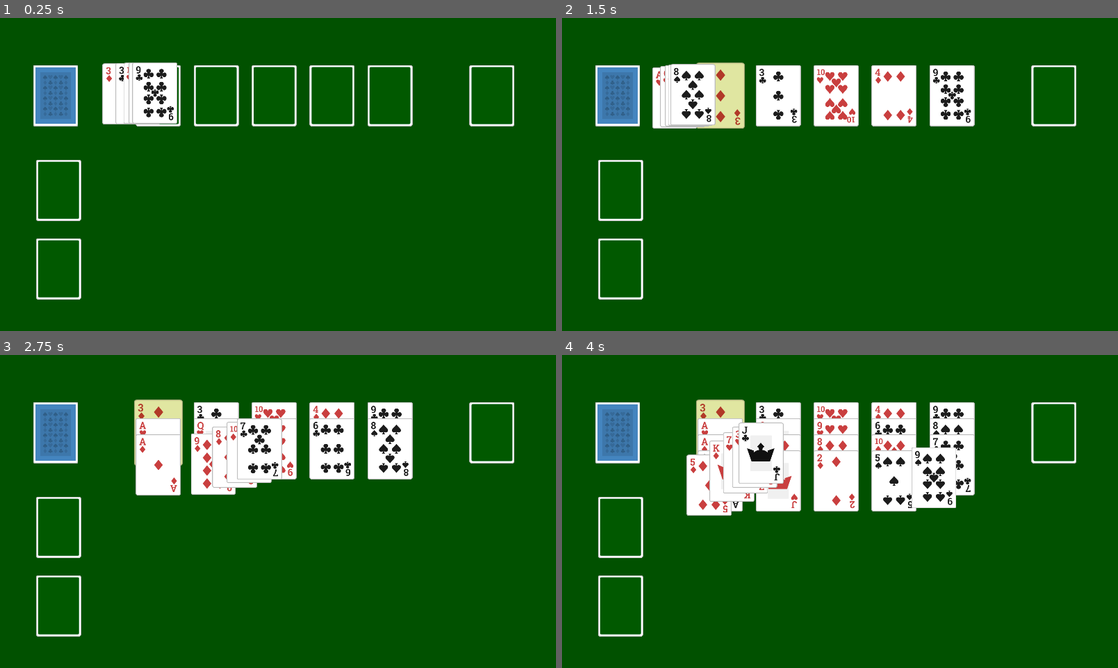
Above: before the commit, frames 1-4 (two rows, left to right).
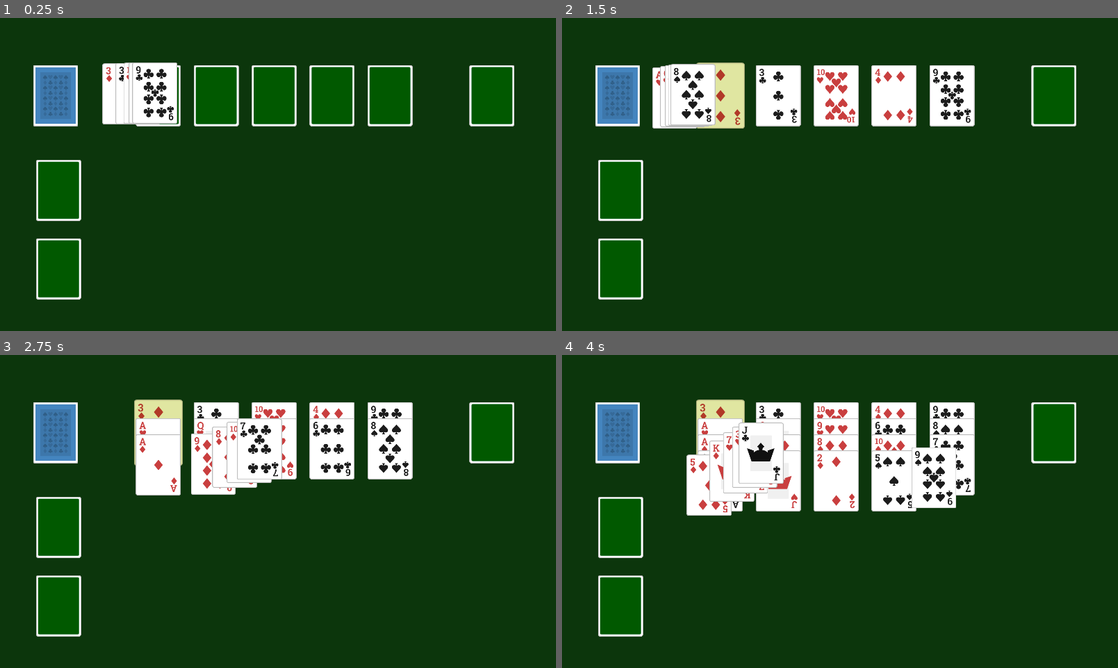
Above: after the commit, the same moments.

Repository: tcfitzgerald/lucky-13
Game: Godot game, scene res://Board/Board.tscn
Two runs of this game, one before a commit and one after it. Both use one fixed random seed, a clock stepped at 60 frames per second and the inputs below.
Inputs (mouse positions are in pixels of both pictures, inside the frame that each line leads up to):
- Up to frame 1 (0.25 s): no input
- Up to frame 2 (1.5 s): click (717, 96) at 0.52 s; click (617, 96) at 1.27 s
- Up to frame 3 (2.75 s): click (55, 433) at 2 s
- Up to frame 4 (4 s): click (617, 433) at 2.77 s; click (617, 433) at 3.5 s

The runs differ from the first frame. In frame 1, 84% of the frame differs, in the area x 0-100%, y 0-100%; in frame 2, 84%; in frame 3, 82%; in frame 4, 78%.

Commit message:
Adding in some graphics / menus. Also toyed with the idea of normal / hard mode.

Diff:
--- a/Board/WastePile.gd
+++ b/Board/WastePile.gd
@@ -20,8 +20,10 @@
 	# warning-ignore:return_value_discarded
 			tween.interpolate_property(card, "position", card.position, card_holder.get_parent().position, 1,
 				Tween.TRANS_LINEAR, Tween.EASE_OUT_IN)
+
 	# warning-ignore:return_value_discarded
 			tween.start()
+
 		elif play_flip:
 	# warning-ignore:return_value_discarded
 			tween.interpolate_property(card, "position", parent.get_parent().position, card_holder.get_parent().position, 1,
--- a/Card/Card.gd
+++ b/Card/Card.gd
@@ -37,6 +37,7 @@
 			selected = true
 			BoardManager.is_card_selected = true
 			BoardManager.selected_card = self
+
 			animation.play("CardScale")
 
 			if (BoardManager.selected_card.int_value == 13):
@@ -64,8 +65,10 @@
 
 		if BoardManager.selected_card == self:
 			animation.play_backwards("CardScale")
+
 			BoardManager.selected_card = null
 			BoardManager.is_card_selected = false
+
 			selected = false
 			modulate = Color.white
 			return
--- a/Managers/BoardManager.gd
+++ b/Managers/BoardManager.gd
@@ -4,6 +4,8 @@
 var selected_card
 var _seed : int
 var moves : Array
+enum difficulty_type {NORMAL, HARD}
+var difficulty = difficulty_type.NORMAL
 
 func _ready() -> void:
 	pass
--- /dev/null
+++ b/Menus/MainMenu.gd
@@ -0,0 +1,10 @@
+extends Control
+
+
+func _ready() -> void:
+	pass
+
+
+func _on_TextureButton2_pressed() -> void:
+	print("test")
+	get_tree().quit()
--- /dev/null
+++ b/Menus/MainMenu.tscn
@@ -0,0 +1,91 @@
+[gd_scene load_steps=8 format=2]
+
+[ext_resource path="res://Utils/ScreenTransition.tscn" type="PackedScene" id=1]
+[ext_resource path="res://Menus/Images/play_button_normal.png" type="Texture" id=2]
+[ext_resource path="res://Menus/Images/quit_button_normal.png" type="Texture" id=3]
+[ext_resource path="res://Menus/Images/quit_button_hover.png" type="Texture" id=4]
+[ext_resource path="res://Menus/MainMenu.gd" type="Script" id=5]
+[ext_resource path="res://Menus/Images/play_button_hover.png" type="Texture" id=6]
+[ext_resource path="res://Menus/Images/title_logo.png" type="Texture" id=7]
+
+[node name="Menu" type="Control"]
+anchor_right = 1.0
+anchor_bottom = 1.0
+script = ExtResource( 5 )
+
+[node name="ColorRect" type="ColorRect" parent="."]
+anchor_right = 1.0
+anchor_bottom = 1.0
+color = Color( 0.0470588, 0.211765, 0.0470588, 1 )
+
+[node name="MarginContainer" type="MarginContainer" parent="."]
+anchor_right = 1.0
+anchor_bottom = 1.0
+
+[node name="HBoxContainer" type="HBoxContainer" parent="MarginContainer"]
+margin_right = 1284.0
+margin_bottom = 720.0
+
+[node name="LogoPanel" type="Control" parent="MarginContainer/HBoxContainer"]
+margin_right = 700.0
+margin_bottom = 720.0
+rect_min_size = Vector2( 700, 720 )
+
+[node name="MarginContainer" type="MarginContainer" parent="MarginContainer/HBoxContainer/LogoPanel"]
+anchor_right = 1.0
+anchor_bottom = 1.0
+__meta__ = {
+"_edit_lock_": true
+}
+
+[node name="TitleLogo" type="Sprite" parent="MarginContainer/HBoxContainer/LogoPanel/MarginContainer"]
+position = Vector2( 381, 199 )
+rotation = -0.226893
+scale = Vector2( 0.75, 0.75 )
+texture = ExtResource( 7 )
+
+[node name="MenuPanel" type="Control" parent="MarginContainer/HBoxContainer"]
+margin_left = 704.0
+margin_right = 1284.0
+margin_bottom = 720.0
+rect_min_size = Vector2( 580, 720 )
+
+[node name="MarginContainer" type="MarginContainer" parent="MarginContainer/HBoxContainer/MenuPanel"]
+anchor_right = 1.0
+anchor_bottom = 1.0
+custom_constants/margin_right = 0
+custom_constants/margin_top = 350
+custom_constants/margin_left = 145
+custom_constants/margin_bottom = 0
+
+[node name="VBoxContainer" type="VBoxContainer" parent="MarginContainer/HBoxContainer/MenuPanel/MarginContainer"]
+margin_left = 145.0
+margin_top = 350.0
+margin_right = 580.0
+margin_bottom = 720.0
+custom_constants/separation = 25
+
+[node name="PlayButton" type="TextureButton" parent="MarginContainer/HBoxContainer/MenuPanel/MarginContainer/VBoxContainer"]
+margin_right = 435.0
+margin_bottom = 100.0
+mouse_default_cursor_shape = 2
+texture_normal = ExtResource( 2 )
+texture_hover = ExtResource( 6 )
+
+[node name="TextureButton2" type="TextureButton" parent="MarginContainer/HBoxContainer/MenuPanel/MarginContainer/VBoxContainer"]
+margin_top = 125.0
+margin_right = 435.0
+margin_bottom = 225.0
+mouse_default_cursor_shape = 2
+texture_normal = ExtResource( 3 )
+texture_hover = ExtResource( 4 )
+
+[node name="TextureButton3" type="TextureButton" parent="MarginContainer/HBoxContainer/MenuPanel/MarginContainer/VBoxContainer"]
+margin_top = 250.0
+margin_right = 435.0
+margin_bottom = 250.0
+
+[node name="SceneTransition" parent="." instance=ExtResource( 1 )]
+visible = false
+mouse_filter = 2
+next_scene_path = "res://Board/Board.tscn"
--- a/Tableau/Tableau.gd
+++ b/Tableau/Tableau.gd
@@ -57,24 +57,25 @@
 
 func _on_TableauButton_pressed() -> void:
 
-	if tableau_type == 'overflow':
-		return
+	if BoardManager.difficulty == BoardManager.difficulty_type.NORMAL:
+		if tableau_type == 'overflow':
+			return
 
-	if has_cards():
-		return
+		if has_cards():
+			return
 
-	if BoardManager.is_card_selected == false:
-		return
+		if BoardManager.is_card_selected == false:
+			return
 
-	if BoardManager.is_card_selected == true:
-		var move = card_move.new(BoardManager.selected_card, BoardManager.selected_card.to_json(), BoardManager.selected_card.get_parent(), BoardManager.selected_card.position, "play")
-		BoardManager.moves.append([move])
-		BoardManager.selected_card.tableau.cards.remove_child(BoardManager.selected_card)
-		add_card_to_tableau(BoardManager.selected_card, 0, 0, 1 * .35)
+		if BoardManager.is_card_selected == true:
+			var move = card_move.new(BoardManager.selected_card, BoardManager.selected_card.to_json(), BoardManager.selected_card.get_parent(), BoardManager.selected_card.position, "play")
+			BoardManager.moves.append([move])
+			BoardManager.selected_card.tableau.cards.remove_child(BoardManager.selected_card)
+			add_card_to_tableau(BoardManager.selected_card, 0, 0, 1 * .35)
 
-		BoardManager.selected_card.selected = false
-		BoardManager.selected_card.modulate = Color.white
-		BoardManager.selected_card.animation.play_backwards("CardScale")
-		BoardManager.selected_card = null
-		BoardManager.is_card_selected = false
-		emit_signal("check_board_state")
+			BoardManager.selected_card.selected = false
+			BoardManager.selected_card.modulate = Color.white
+			BoardManager.selected_card.animation.play_backwards("CardScale")
+			BoardManager.selected_card = null
+			BoardManager.is_card_selected = false
+			emit_signal("check_board_state")
--- /dev/null
+++ b/Utils/ScreenTransition.gd
@@ -0,0 +1,14 @@
+extends ColorRect
+
+export(String, FILE, "*.tscn") var next_scene_path
+
+onready var animation = $TransitionAnim
+
+func _ready() -> void:
+	animation.play_backwards("Fade")
+
+func transition_to(_next_scene := next_scene_path) -> void:
+	animation.play("Fade")
+	yield(animation, "animation_finished")
+# warning-ignore:return_value_discarded
+	get_tree().change_scene(_next_scene)
--- /dev/null
+++ b/Utils/ScreenTransition.tscn
@@ -0,0 +1,44 @@
+[gd_scene load_steps=4 format=2]
+
+[ext_resource path="res://Utils/ScreenTransition.gd" type="Script" id=1]
+
+[sub_resource type="Animation" id=1]
+resource_name = "Fade"
+length = 0.5
+tracks/0/type = "value"
+tracks/0/path = NodePath(".:modulate")
+tracks/0/interp = 1
+tracks/0/loop_wrap = true
+tracks/0/imported = false
+tracks/0/enabled = true
+tracks/0/keys = {
+"times": PoolRealArray( 0, 0.5 ),
+"transitions": PoolRealArray( 1, 1 ),
+"update": 0,
+"values": [ Color( 1, 1, 1, 0 ), Color( 1, 1, 1, 1 ) ]
+}
+
+[sub_resource type="Animation" id=2]
+length = 0.001
+tracks/0/type = "value"
+tracks/0/path = NodePath(".:modulate")
+tracks/0/interp = 1
+tracks/0/loop_wrap = true
+tracks/0/imported = false
+tracks/0/enabled = true
+tracks/0/keys = {
+"times": PoolRealArray( 0 ),
+"transitions": PoolRealArray( 1 ),
+"update": 0,
+"values": [ Color( 1, 1, 1, 1 ) ]
+}
+
+[node name="SceneTransition" type="ColorRect"]
+anchor_right = 1.0
+anchor_bottom = 1.0
+color = Color( 0, 0, 0, 1 )
+script = ExtResource( 1 )
+
+[node name="TransitionAnim" type="AnimationPlayer" parent="."]
+anims/Fade = SubResource( 1 )
+anims/RESET = SubResource( 2 )
--- a/project.godot
+++ b/project.godot
@@ -46,7 +46,8 @@
 
 config/name="Lucky 13"
 run/main_scene="res://Board/Board.tscn"
-config/icon="res://icon.png"
+boot_splash/bg_color=Color( 0.0470588, 0.211765, 0.0470588, 1 )
+config/icon="res://logo.png"
 
 [autoload]
 
@@ -90,5 +91,5 @@
 quality/driver/driver_name="GLES2"
 vram_compression/import_etc=true
 vram_compression/import_etc2=false
-environment/default_clear_color=Color( 0.00392157, 0.317647, 0, 1 )
+environment/default_clear_color=Color( 0.0470588, 0.211765, 0.0470588, 1 )
 environment/default_environment="res://default_env.tres"
Binary file added: Menus/Fonts/LondrinaSketch-Regular.ttf
Not shown, added: Menus/Fonts/OFL.txt
Binary file added: Menus/Images/play_button_hover.png
Binary file added: Menus/Images/play_button_normal.png
Binary file added: Menus/Images/quit_button_hover.png
Binary file added: Menus/Images/quit_button_normal.png
Binary file added: Menus/Images/title_logo.png
Binary file added: logo.png
Not shown, added: buttons.afdesign
Not shown, added: logo.afdesign
Not shown, added: title_logo.afdesign
